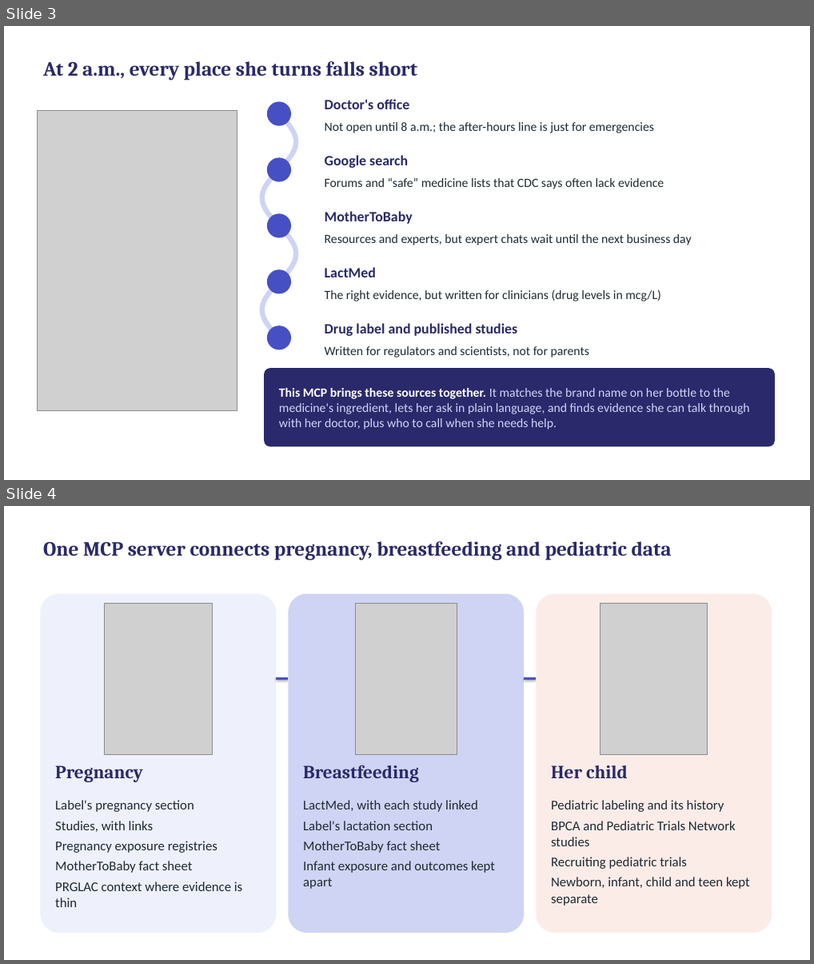
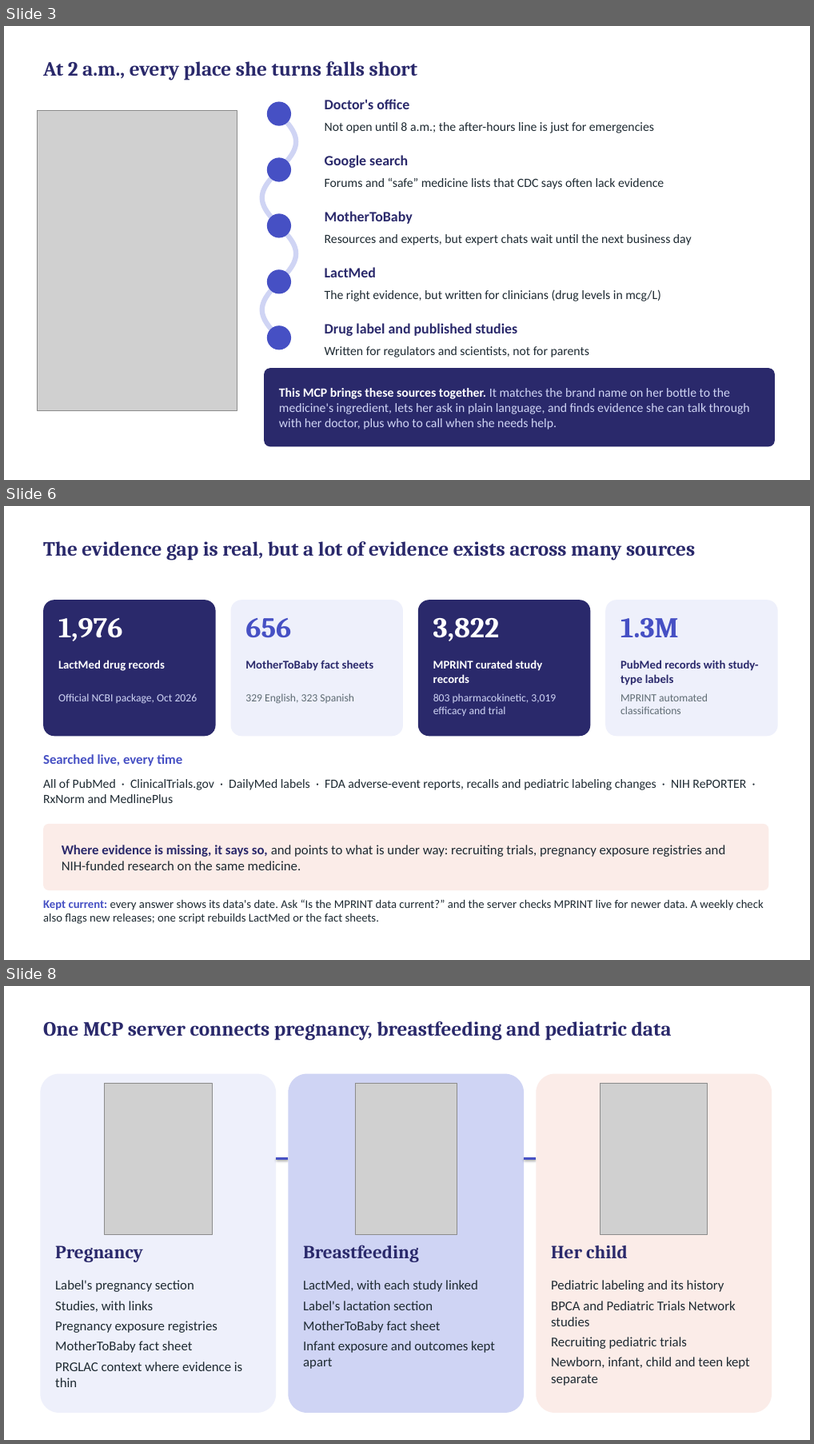
Before and after one commit to gpiat333/Parent-Child-Pharmacology-MCP, a slide deck: presentation/Parent-child Pharmacology MCP — Demo slides.pptx. Shown one above the other, each under a label of ours: slides 3 and 4 before the commit, slides 3, 6 and 8 after it; the slides between them are not shown. The pictures are 814x964 and 814x1444 pixels, drawn with LibreOffice and Linux fonts; fonts in the diff are those of the drawing; grey boxes stand for pictures. Boxes give left, top, right and bottom in pixels: in the first picture for what was removed or moved away, otherwise in the second. Text is boxed around its words. In the diff, an @@ line names an element or a change of style, - is before the commit and + after.

```diff
--- a/presentation/Parent-child Pharmacology MCP — Demo slides.pptx
+++ b/presentation/Parent-child Pharmacology MCP — Demo slides.pptx
@@ slide 6 added at (4,506,810,960), background #FFFFFF @@
@@ text added at (43,541,695,560), 24 pt, text #2A296B, bold @@
+The evidence gap is real, but a lot of evidence exists across many sources
@@ rounded rectangle added at (43,600,216,736), fill #2A296B @@
@@ rounded rectangle added at (231,600,403,736), fill #EEF0FB @@
@@ rounded rectangle added at (418,600,591,736), fill #2A296B @@
@@ rounded rectangle added at (606,600,778,736), fill #EEF0FB @@
@@ text added at (58,618,122,641), 34 pt, text #FFFFFF, bold @@
+1,976
@@ text added at (246,618,291,638), 34 pt, text #4650C4, bold @@
+656
@@ text added at (434,617,499,641), 34 pt, text #FFFFFF, bold @@
+3,822
@@ text added at (621,618,679,638), 34 pt, text #4650C4, bold @@
+1.3M
@@ text added at (58,660,165,671), 14 pt, text #FFFFFF, bold @@
+LactMed drug records
@@ text added at (246,660,374,671), 14 pt, text #2A296B, bold @@
+MotherToBaby fact sheets
@@ text added at (434,660,543,683), 14 pt, text #FFFFFF, bold @@
+MPRINT curated study records
@@ text added at (621,660,759,685), 14 pt, text #2A296B, bold @@
+PubMed records with study-type labels
@@ text added at (58,693,198,704), 13 pt, text #CFD4F4 @@
+Official NCBI package, Oct 2026
@@ text added at (246,693,354,704), 13 pt, text #5E6B73 @@
+329 English, 323 Spanish
@@ text added at (434,693,556,716), 13 pt, text #CFD4F4 @@
+803 pharmacokinetic, 3,019 efficacy and trial
@@ text added at (621,693,708,714), 13 pt, text #5E6B73 @@
+MPRINT automated classifications
@@ text added at (43,754,182,766), 16 pt, text #4650C4, bold @@
+Searched live, every time
@@ text added at (43,779,746,803), 15 pt, text #1E2A32 @@
+All of PubMed · ClinicalTrials.gov · DailyMed labels · FDA adverse-event reports, recalls and pediatric labeling changes · NIH RePORTER · RxNorm and MedlinePlus
@@ rounded rectangle added at (43,824,770,890), fill #FBECE8 @@
@@ text added at (62,844,726,870), 16 pt, text #1E2A32 @@
+Where evidence is missing, it says so, and points to what is under way: recruiting trials, pregnancy exposure registries and NIH-funded research on the same medicine.
@@ text added at (43,899,764,924), 14 pt, text #1E2A32 @@
+Kept current: every answer shows its data's date. Ask “Is the MPRINT data current?” and the server checks MPRINT live for newer data. A weekly check also flags new releases; one script rebuilds LactMed or the fact sheets.
@@ what was slide 4 is now slide 8 @@
```
Also in this commit, not shown: 3 other slides added, 2 other files.
